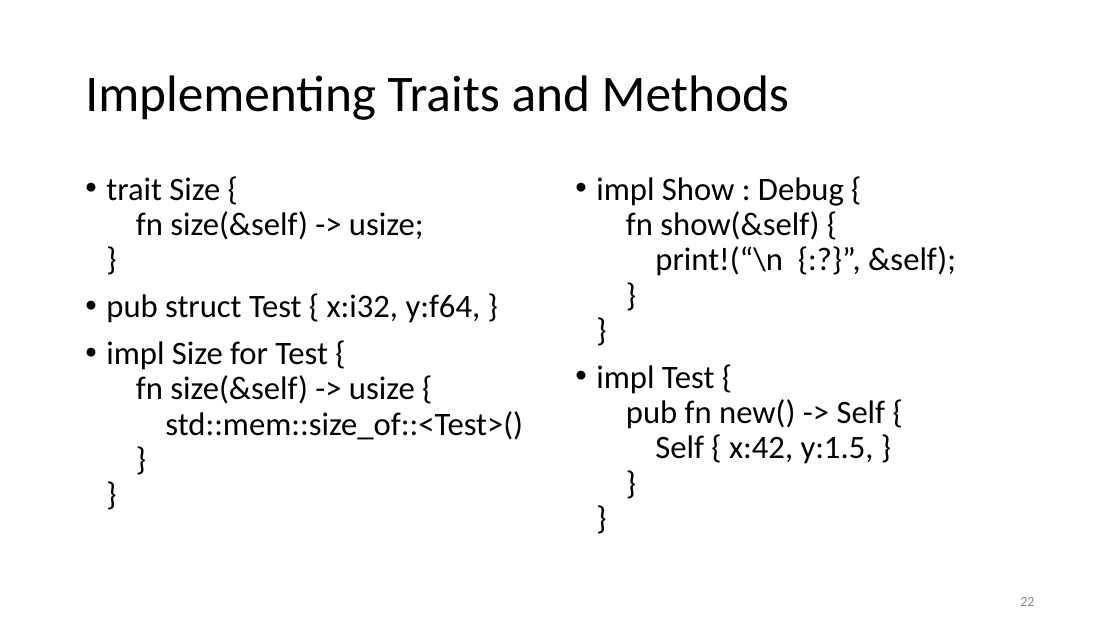
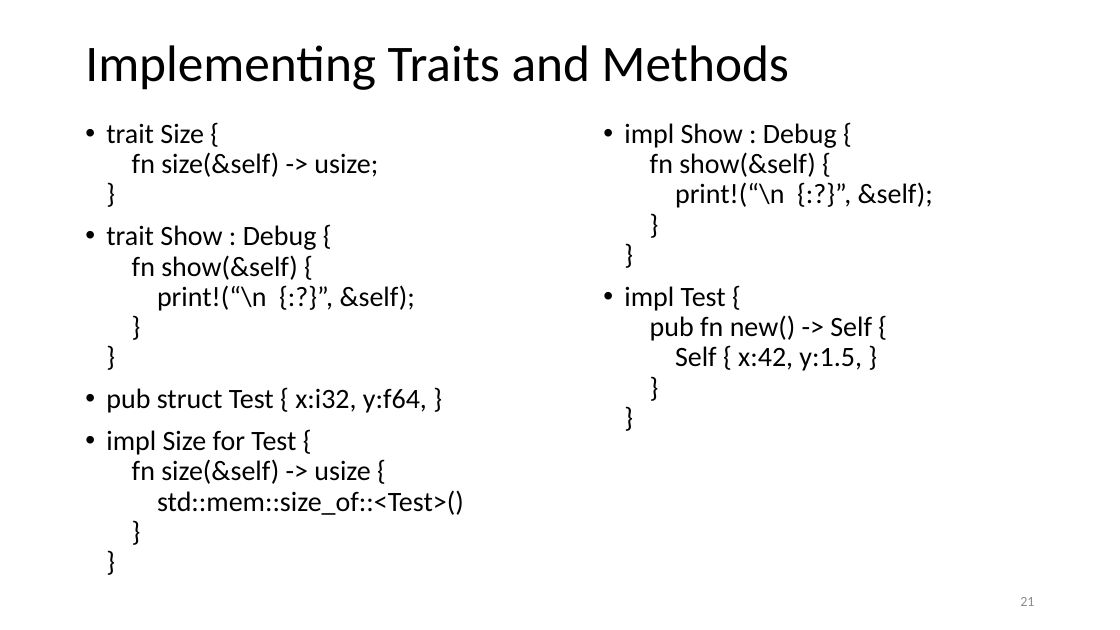
Before and after one commit to JimFawcett/JimFawcett.github.io, a slide deck: slide 21 of Resources/RustModels.pptx (slide 22 before the commit). Drawn at 1120x630 pixels with LibreOffice and Linux fonts; fonts in the diff are those of the drawing. Boxes give left, top, right and bottom in pixels: in the first picture for what was removed or moved away, otherwise in the second. Text is boxed around its words. In the diff, an @@ line names an element or a change of style, - is before the commit and + after.

```diff
--- a/Resources/RustModels.pptx
+++ b/Resources/RustModels.pptx
@@ title "Implementing Traits and Methods" moved from (x1=85, y1=75, x2=789, y2=120) to (x1=85, y1=45, x2=789, y2=90) @@
@@ text "trait Size { fn size(&self) ..." moved from (x1=106, y1=177, x2=523, y2=440) to (x1=106, y1=123, x2=464, y2=515) @@
@@ text "impl Show : Debug { ..." moved from (x1=596, y1=177, x2=956, y2=464) to (x1=624, y1=123, x2=933, y2=371) @@
@@ text "impl Show : Debug { ..." at (x1=624, y1=123, x2=933, y2=371): size 28 to 24 pt @@
@@ text at (x1=106, y1=123, x2=464, y2=515): size 28 to 24 pt in "trait Size { fn size(&self) -> usize; ...", "pub struct Test { x:i32, y:f64, }", "impl Size for Test { fn size(&self) ..." @@
@@ text at (x1=106, y1=225, x2=415, y2=311): paragraph added @@
+• trait Show : Debug {
+  fn show(&self) {
+  print!(“\n {:?}”, &self);
+  }
+  }
@@ page number at (x1=1020, y1=597, x2=1034, y2=606): text changed @@
-22
+21
```
Also in this commit, not shown: 8 other slides changed, 1 slide removed, 10 other files.
